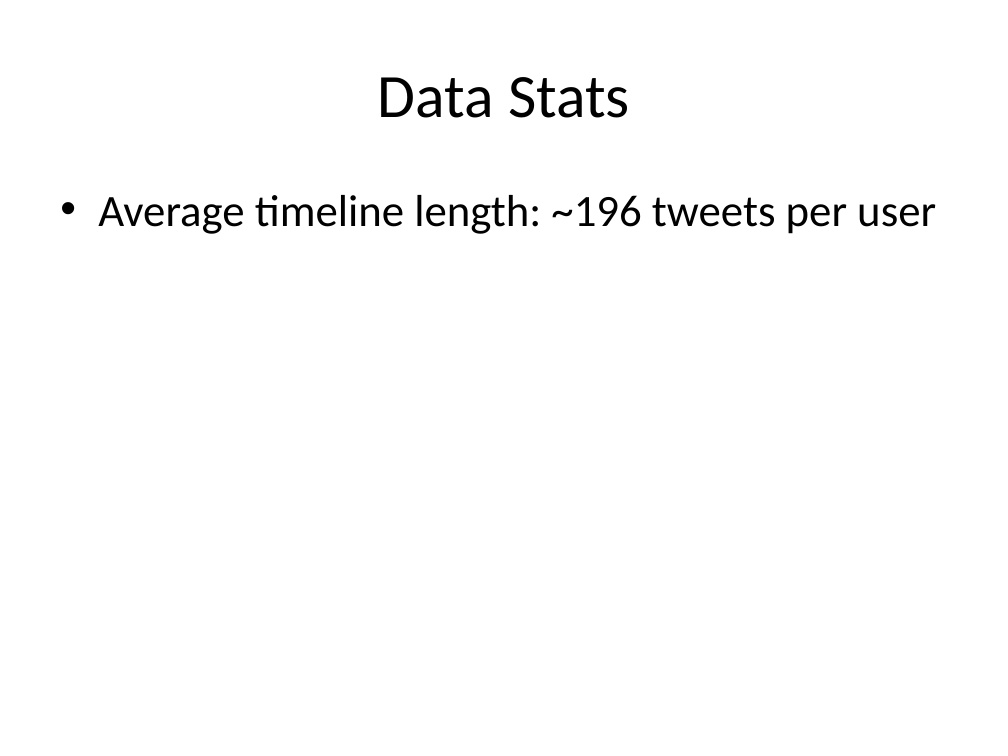
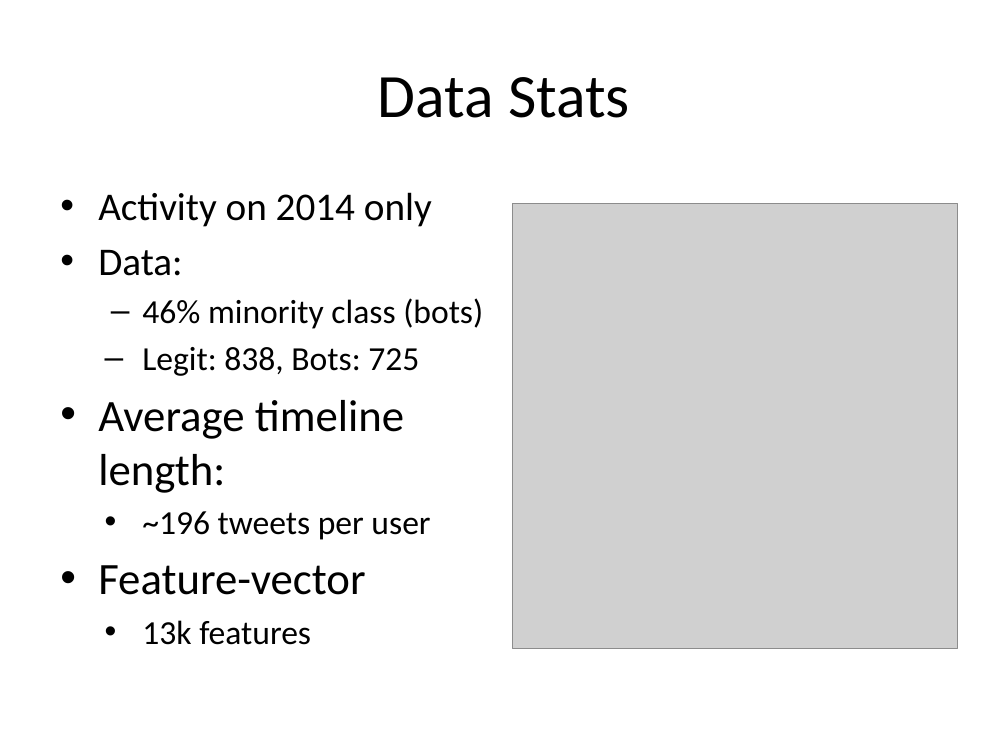
Before and after one commit to mramire8/osna, a slide deck: slide 5 of presentations/project.pptx (slide 7 before the commit). Drawn at 1008x756 pixels with LibreOffice and Linux fonts; fonts in the diff are those of the drawing; grey boxes stand for pictures. Boxes give left, top, right and bottom in pixels: in the first picture for what was removed or moved away, otherwise in the second. Text is boxed around its words. In the diff, an @@ line names an element or a change of style, - is before the commit and + after.

Commit message:
update presentation

```diff
--- a/presentations/project.pptx
+++ b/presentations/project.pptx
@@ text at (98,192,483,645): text changed; size 32 to 24 pt @@
-  • Average timeline length: ~196 tweets per user
+• Activity on 2014 only
+• Data:
+  – 46% minority class (bots)
+  – Legit: 838, Bots: 725
+  • Average timeline length:
+    • ~196 tweets per user
+  • Feature-vector
+    • 13k features
@@ picture added at (512,204,958,649) @@
```
Also in this commit, not shown: 5 other slides changed, 6 slides added, 2 slides removed.
